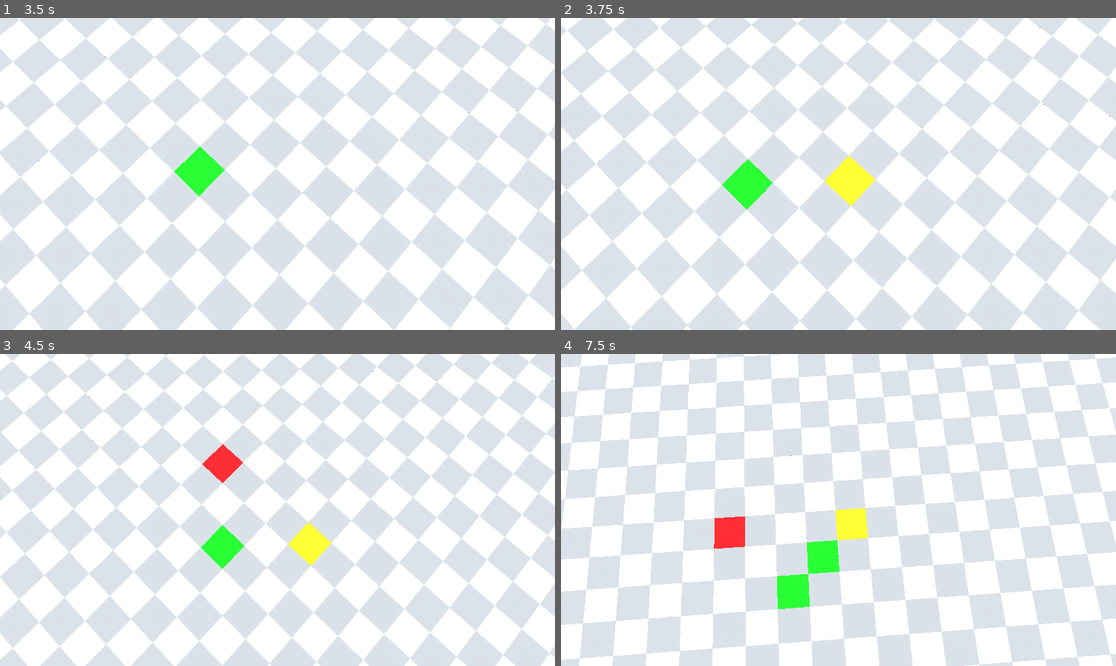
Above: before the commit, frames 1-4 (two rows, left to right).
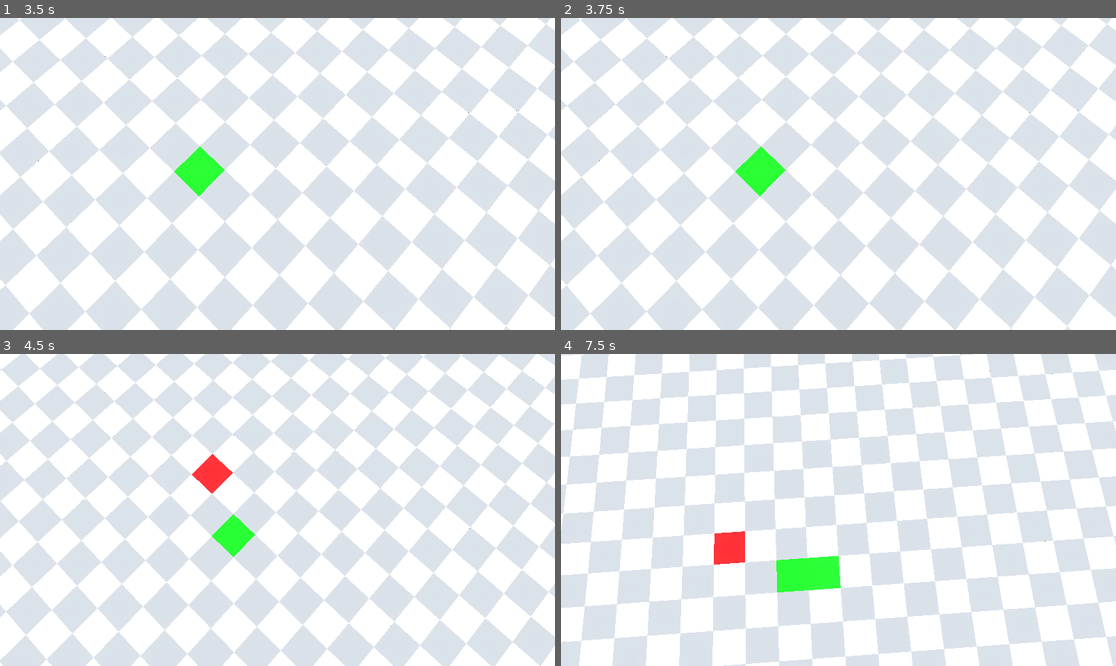
Above: after the commit, the same moments.

Repository: KaschaArtem/Hamlet
Game: Godot game, scene res://scenes/active_scenes/main_menu.tscn
Same seed, same stepped clock (60 frames per second), same inputs: the game is played once before the commit and once after it.
Inputs (mouse positions are in pixels of both pictures, inside the frame that each line leads up to):
- Up to frame 1 (3.5 s): click "New Game" at 0.5 s; tap Enter at 1.25 s; move the mouse to (249, 236) at 1.27 s; hold Q (rotate_camera_left) 1.28-2.03 s; click (249, 236) at 1.42 s; move the mouse to (444, 220) at 2.02 s; tap E (rotate_camera_right) at 2.1 s; click (444, 220) at 2.17 s; tap Space at 2.75 s; move the mouse to (111, 127) at 2.77 s; tap 2 (set_build_to_field) at 2.85 s; click (111, 127) at 2.92 s
- Up to frame 2 (3.75 s): tap Enter at 3.5 s; move the mouse to (866, 174) at 3.52 s; tap 1 (set_build_to_house) at 3.6 s; click (866, 174) at 3.67 s
- Up to frame 3 (4.5 s): tap Space at 4.25 s; move the mouse to (194, 432) at 4.27 s; tap 3 (set_build_to_pasture) at 4.35 s; click (194, 432) at 4.42 s
- Up to frame 4 (7.5 s): tap Enter at 5 s; move the mouse to (960, 494) at 5.02 s; tap 0 (set_build_to_tile) at 5.1 s; click (960, 494) at 5.17 s; tap Space at 5.75 s; move the mouse to (727, 525) at 5.77 s; hold Q (rotate_camera_left) 5.78-6.53 s; click (727, 525) at 5.92 s; move the mouse to (894, 441) at 6.52 s; tap E (rotate_camera_right) at 6.6 s; click (894, 441) at 6.67 s; move the mouse to (810, 572) at 7.27 s; tap 2 (set_build_to_field) at 7.35 s; click (810, 572) at 7.42 s

Frame 1 is identical in both runs. In frame 2, 50% of the frame differs, in the area x 0-100%, y 0-100%; in frame 3, 50%; in frame 4, 51%.

Commit message:
added house build condition

Diff:
--- a/scripts/game/game.gd
+++ b/scripts/game/game.gd
@@ -3,7 +3,7 @@
 @export var camera: Camera3D
 @export var ground: Node3D
 
-var building_action = -1
+var building_action = -999
 
 func _ready() -> void:
 	pass
@@ -13,7 +13,7 @@
 	if event is InputEventMouseButton \
 	and event.pressed \
 	and event.button_index == MOUSE_BUTTON_LEFT \
-	and building_action != -1:
+	and building_action != -999:
 		var mouse_pos = get_viewport().get_mouse_position()
 		var ray_origin = camera.project_ray_origin(mouse_pos)
 		var ray_dir = camera.project_ray_normal(mouse_pos)
@@ -23,8 +23,7 @@
 		if result:
 			var tile_body = result.collider
 			var tile = tile_body.get_parent()
-			var tile_position = tile.position
-			ground.update_grid_tile(tile, tile_position, building_action)
+			ground.update_grid_tile(tile, building_action)
 			camera.update_position()
 
 	if Input.is_action_just_pressed("set_build_to_tile"):
--- a/scripts/game/ground.gd
+++ b/scripts/game/ground.gd
@@ -48,31 +48,77 @@
 			apply_chess_color(tile, x, z)
 
 
-func update_grid_tile(tile_object, tile_position, to_state):
-	var tile_x = int(tile_position.x / TILE_SIZE)
-	var tile_z = int(tile_position.z / TILE_SIZE)
-	if ground_grid[tile_z][tile_x] == 999:
-		return
-	if ground_grid[tile_z][tile_x] != to_state:
-		ground_grid[tile_z][tile_x] = to_state
-	else:
+func can_place_empty_tile(grid, x, z) -> bool:
+	return true
+func can_place_house_tile(x, z) -> bool:
+	var directions = [
+		Vector2(0, -1),
+		Vector2(0, 1),
+		Vector2(-1, 0),
+		Vector2(1, 0)
+	]
+	for dir in directions:
+		var nx = x + int(dir.x)
+		var nz = z + int(dir.y)
+		if nx >= 0 and nx < GRID_SIZE and nz >= 0 and nz < GRID_SIZE:
+			var value = ground_grid[nz][nx]
+			if value == 999:
+				return true
+			if value == 1:
+				return true
+	return false
+func can_place_field_tile(grid, x, z) -> bool:
+	return true
+func can_place_pasture_tile(grid, x, z) -> bool:
+	return true
+
+func add_empty_tile(tile_object, x, z):
+	if !can_place_empty_tile(ground_grid, x, z):
 		return
 	tile_object.queue_free()
+	var tile = tile_scene.instantiate()
+	tile.position = Vector3(x * TILE_SIZE, 0, z * TILE_SIZE)
+	add_child(tile)
+	apply_chess_color(tile, x, z)
+	ground_grid[z][x] = 0
+func add_house_tile(tile_object, x, z):
+	if !can_place_house_tile(x, z):
+		return
+	ground_grid[z][x] = 1
+	tile_object.queue_free()
+	var house = house_scene.instantiate()
+	house.position = Vector3(x * TILE_SIZE, 0, z * TILE_SIZE)
+	add_child(house)
+func add_field_tile(tile_object, x, z):
+	if !can_place_field_tile(ground_grid, x, z):
+		return
+	tile_object.queue_free()
+	var field = field_scene.instantiate()
+	field.position = Vector3(x * TILE_SIZE, 0, z * TILE_SIZE)
+	add_child(field)
+	ground_grid[z][x] = 2
+func add_pasture_tile(tile_object, x, z):
+	if !can_place_pasture_tile(ground_grid, x, z):
+		return
+	tile_object.queue_free()
+	var pasture = pasture_scene.instantiate()
+	pasture.position = Vector3(x * TILE_SIZE, 0, z * TILE_SIZE)
+	add_child(pasture)
+	ground_grid[z][x] = 3
+
+func update_grid_tile(tile_object, to_state):
+	var x = int(tile_object.position.x / TILE_SIZE)
+	var z = int(tile_object.position.z / TILE_SIZE)
+	if ground_grid[z][x] == 999:
+		return
+	if ground_grid[z][x] == to_state:
+		return
 	match to_state:
 		0:
-			var tile = tile_scene.instantiate()
-			tile.position = Vector3(tile_position.x, 0, tile_position.z)
-			add_child(tile)
-			apply_chess_color(tile, tile_x, tile_z)
+			add_empty_tile(tile_object, x, z)
 		1:
-			var house = house_scene.instantiate()
-			house.position = Vector3(tile_position.x, 0, tile_position.z)
-			add_child(house)
+			add_house_tile(tile_object, x, z)
 		2:
-			var field = field_scene.instantiate()
-			field.position = Vector3(tile_position.x, 0, tile_position.z)
-			add_child(field)
+			add_field_tile(tile_object, x, z)
 		3:
-			var pasture = pasture_scene.instantiate()
-			pasture.position = Vector3(tile_position.x, 0, tile_position.z)
-			add_child(pasture)
+			add_pasture_tile(tile_object, x, z)
